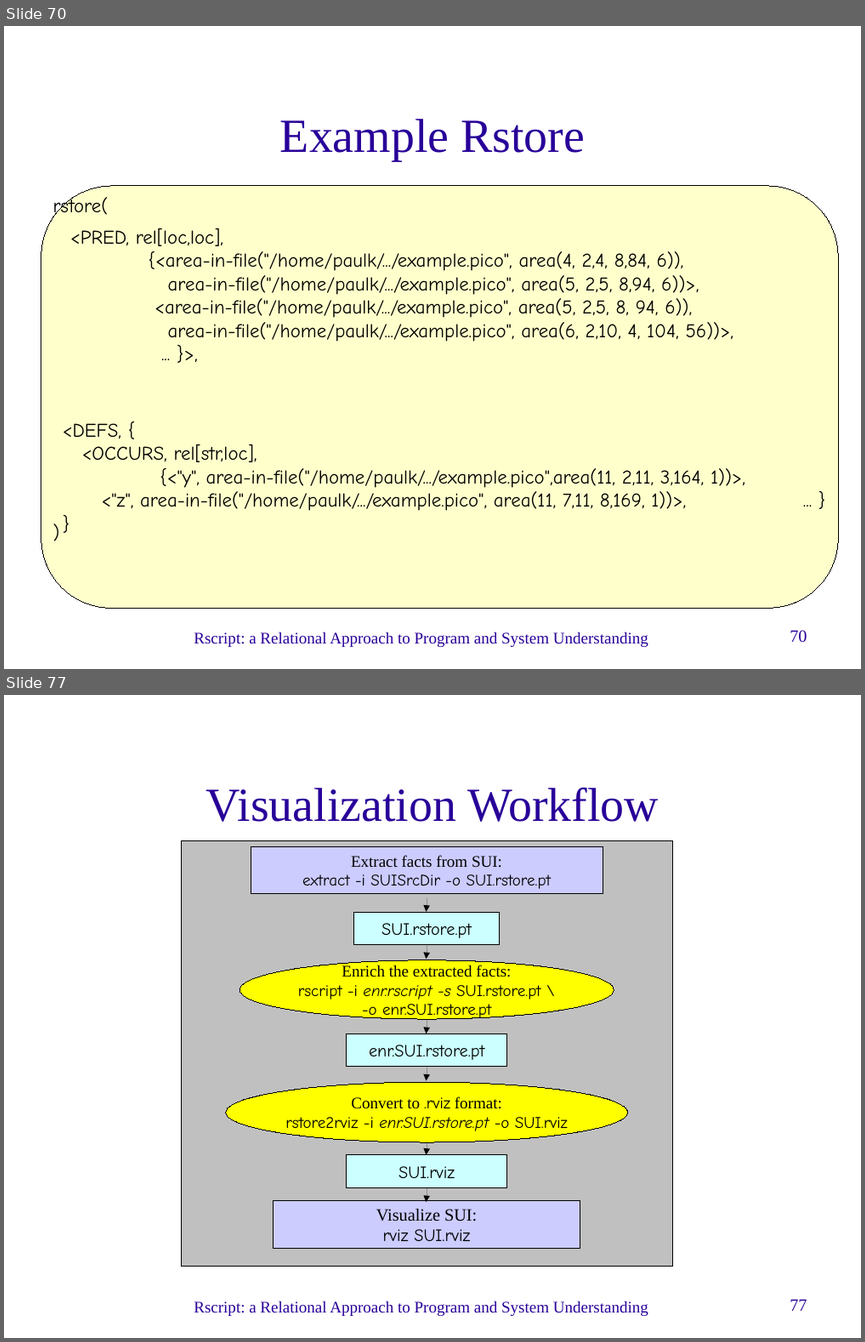
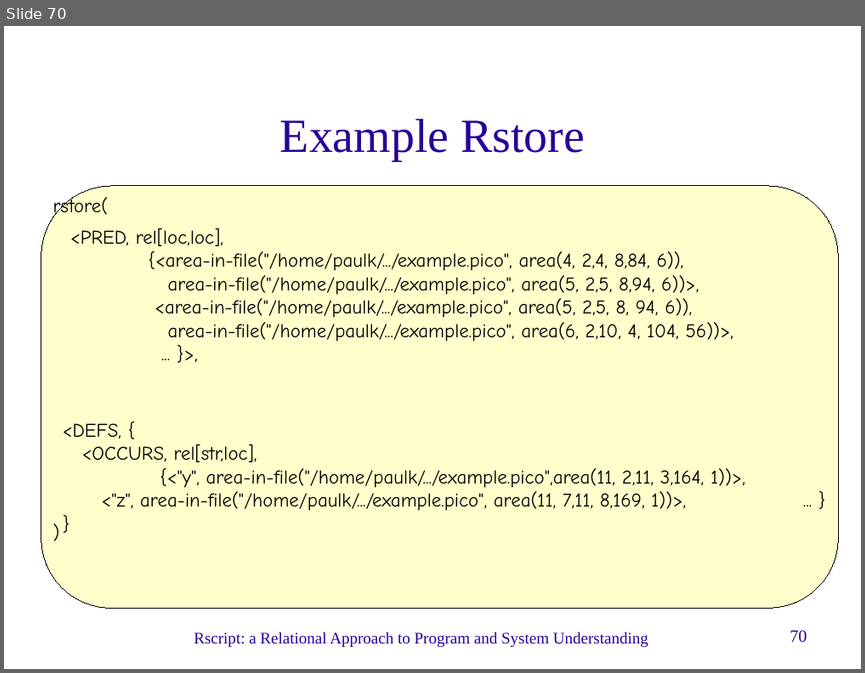
Before and after one commit to cwi-swat/meta-environment, a slide deck: meta-doc/analysis/rscript-slides/rscript-slides.odp. Shown one above the other, each under a label of ours: slides 70 and 77 before the commit, slide 70 after it; the slides between them are not shown. The pictures are 865x1342 and 865x673 pixels, drawn with LibreOffice and Linux fonts; fonts in the diff are those of the drawing; background and template pictures are left out. Boxes give left, top, right and bottom in pixels: in the first picture for what was removed or moved away, otherwise in the second. Text is boxed around its words. In the diff, an @@ line names an element or a change of style, - is before the commit and + after.

Commit message:
Converted slides to OpenOffice 3.0

```diff
--- a/meta-doc/analysis/rscript-slides/rscript-slides.odp
+++ b/meta-doc/analysis/rscript-slides/rscript-slides.odp
@@ slide 77 removed at (4,695,861,1338), background #FFFFFF; not listed: 2 template elements that a slide beside it also shows @@
@@ title removed at (206,787,658,822) @@
-Visualization Workflow
@@ group removed at (182,841,673,1266): 6 rectangles, 6 arrows, 2 ellipses @@
-Extract facts from SUI:
-extract -i SUISrcDir -o SUI.rstore.pt
-Enrich the extracted facts:
-rscript -i enr.rscript -s SUI.rstore.pt \
--o enr.SUI.rstore.pt
-Visualize SUI:
-rviz SUI.rviz
-Convert to .rviz format:
-rstore2rviz -i enr.SUI.rstore.pt -o SUI.rviz
-SUI.rstore.pt
-enr.SUI.rstore.pt
-SUI.rviz
```
Also in this commit, not shown: 12 slides changed, 1 other file.
